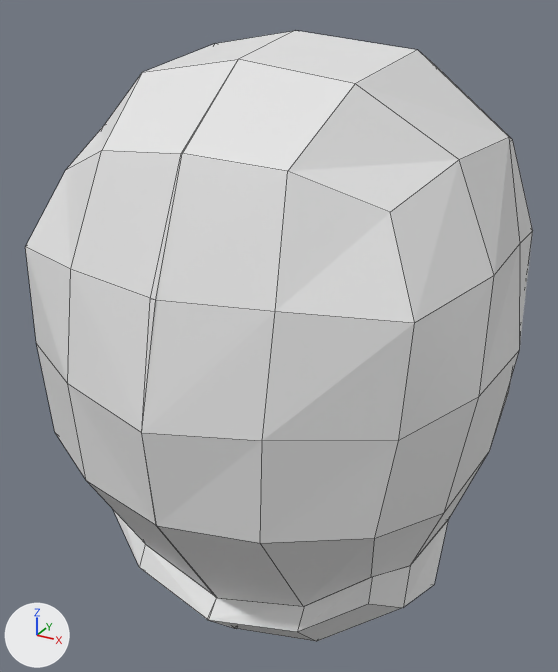
Renders of the Blender file head.blend from each side of a commit.
Camera for both pictures: a 50 mm camera at (0.14, -0.269, 1.534) aimed at (-0.008, -0.001, 1.4). Arrows for +X, +Y and +Z are at lower left; the lights stay in place. Mesh edges are drawn as thin lines.

Objects in the first picture: 'Face'.
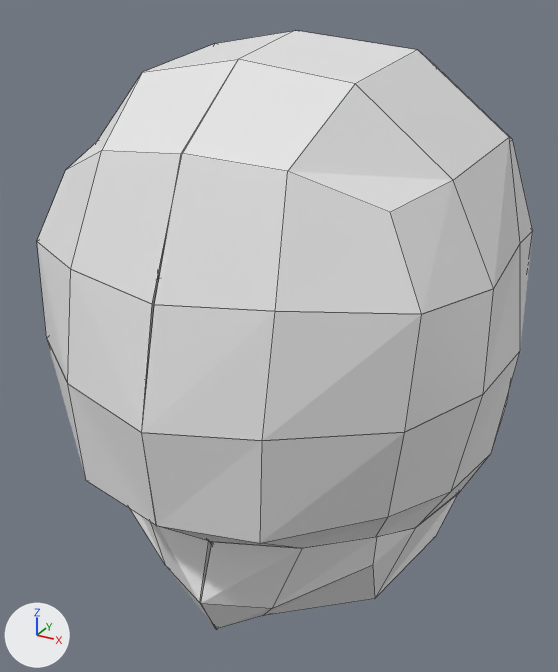
Changed parts and their boxes [x1, y1, x2, y2] in the pictures (558 x 672 px):
'Face', reshaped
    before: [25, 31, 533, 641]
    after: [37, 31, 533, 629]
part 1 of me_roundcube_001, built on
    before: [25, 77, 530, 641]
    after: [37, 77, 530, 629]

What the commit changed:
me_roundcube_001 is used by ob_face; location (-0.0009, 0.0003, 1.4081); scale (0.115, 0.115, 0.115).
me_roundcube_001 had 81 vertices, 72 faces and spanned x -0.01..0.78, y -0.9..0.96, z -1.12..1.0.
me_roundcube_001 now has 105 vertices, 96 faces and spans x -0.01..0.78, y -0.9..0.96, z -0.99..1.0.
Part 1, on me_roundcube_001:
1 vertex is removed from x 0.65, y -0.64, z 0.02.
6 faces are deleted.
7 vertices in x 0.34..0.6, y -0.46..-0.06, z -0.83..-0.62 move by (0.01, 0.0, 0.16).
3 vertices in x 0.0, y -0.1, z -0.95 move by (0.0, -0.11, 0.02).
37 vertices move from x -0.01..0.78, y -0.81..0.61, z -1.12..0.69 to x 0.0..0.78, y -0.81..0.56, z -0.99..0.64.
25 vertices are added at x 0.0..0.78, y -0.9..-0.27, z -0.35..0.37.
30 new faces join them.
